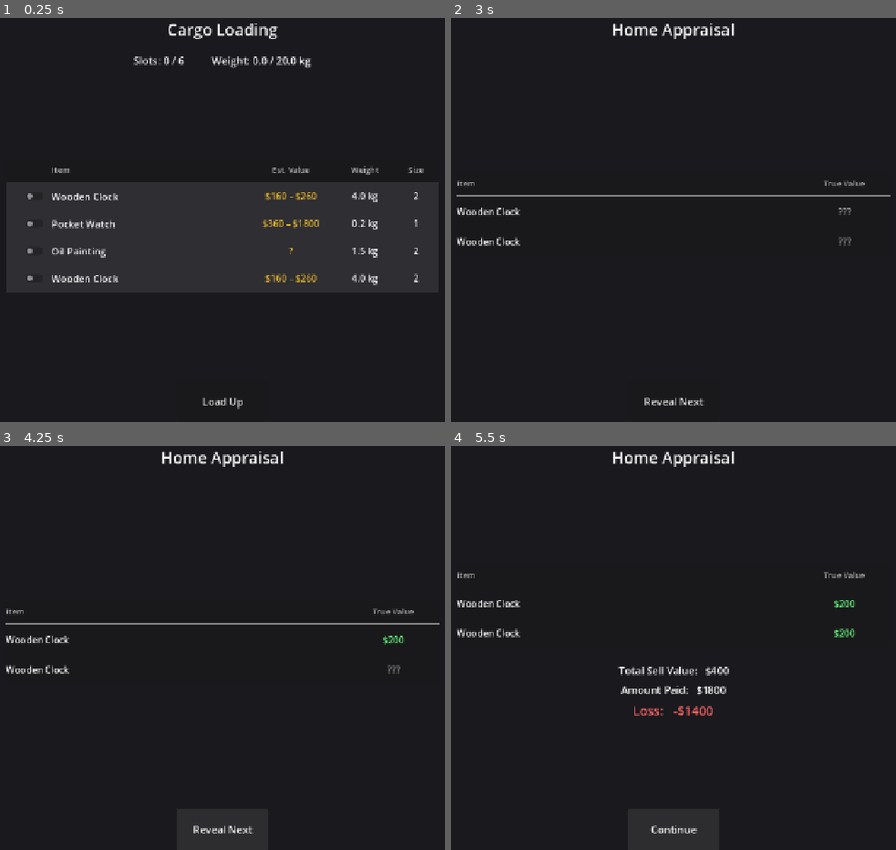
Above: before the commit, frames 1-4 (two rows, left to right).
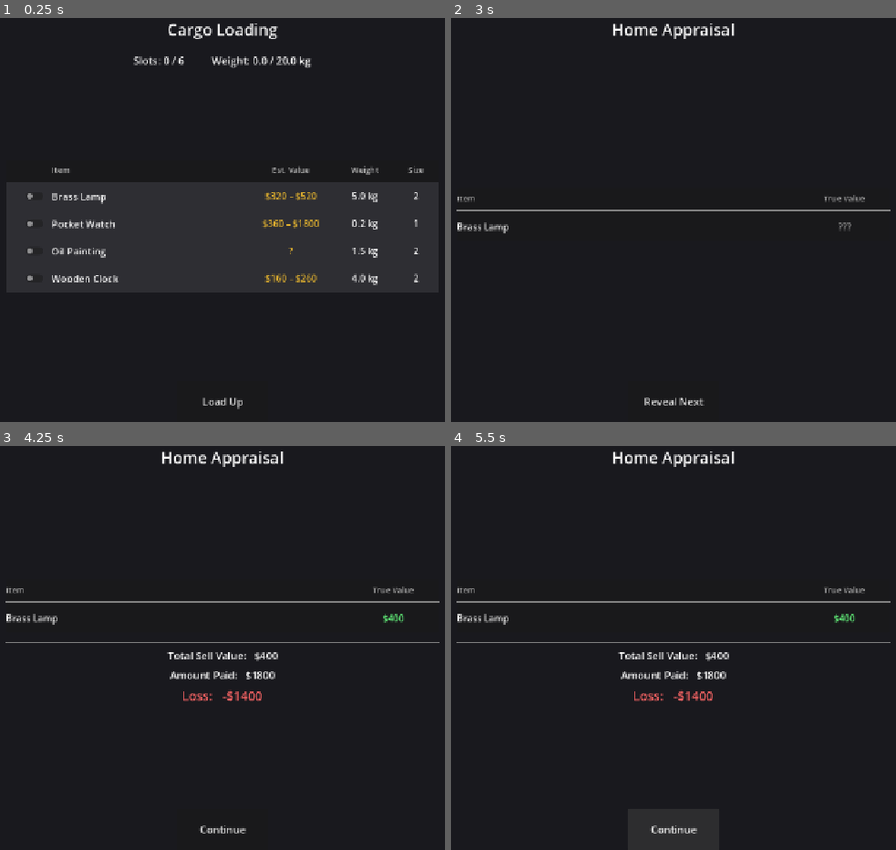
Above: after the commit, the same moments.

Repository: tomchang25/lot-and-haul
Game: Godot game, scene res://stage/testbeds/cargo_testbed/cargo_testbed.tscn
Same seed, same stepped clock (60 frames per second), same inputs: the game is played once before the commit and once after it. This scene is started directly instead of the project's main scene.
Inputs (mouse positions are in pixels of both pictures, inside the frame that each line leads up to):
- Up to frame 1 (0.25 s): no input
- Up to frame 2 (3 s): click (477, 195) at 0.52 s; click (477, 195) at 1.27 s; click (477, 195) at 2.02 s; click "Load Up" at 2.75 s
- Up to frame 3 (4.25 s): click "Reveal Next" at 3.5 s
- Up to frame 4 (5.5 s): click (673, 829) at 4.25 s, where only the run before the commit has a clickable "Reveal Next"; click "Continue" at 5 s

The runs differ from the first frame. In frame 1, 0.3% of the frame differs, in the area x 11-81%, y 43-47%; in frame 2, 1.6%; in frame 3, 2.9%; in frame 4, 3.1%, in the area x 1-99%, y 31-67%.

Commit message:
feat: implement item veiling system with VeiledType resource and ItemEntry class

Diff:
--- a/data/_definitions/item_data.gd
+++ b/data/_definitions/item_data.gd
@@ -4,7 +4,6 @@
 # Clue tags are ordered by discovery depth: earlier tags are revealed by lighter
 # inspection actions, later tags require deeper investigation.
 # Reveal counts per action are defined externally in InspectionActionData (Block 02).
-
 class_name ItemData
 extends Resource
 
@@ -20,8 +19,16 @@
 # Number of inventory grid cells this item occupies (1-dimensional for now)
 @export var grid_size: int = 1
 
+# Broad item type (e.g. "Accessory", "Vehicle")
+@export var super_category: String = ""
+
+# Fine-grained item type (e.g. "Pocket Watch", "Bike")
+@export var category: String = ""
+
 # Ordered list of descriptive tags representing this item's characteristics.
 # Sequence implies information depth: index 0 is the most surface-level clue,
 # higher indices require more thorough inspection to uncover.
 # Examples: "antique", "1870s", "brass", "functional", "rare", "damaged"
 @export var clues: Array[String] = []
+
+@export var veiled_types: Array[VeiledType] = []
--- /dev/null
+++ b/data/_definitions/veiled_type.gd
@@ -0,0 +1,11 @@
+# veiled_type.gd
+# Designer-authored resource defining one possible veiled appearance for an item.
+# Place .tres files under data/veiled_types/
+class_name VeiledType
+extends Resource
+
+# ── Fields ────────────────────────────────────────────────────────────────────
+
+@export var type_id: String = ""
+@export var display_label: String = ""
+@export var base_veiled_price: int = 0
--- a/data/items/brass_lamp.tres
+++ b/data/items/brass_lamp.tres
@@ -1,6 +1,9 @@
-[gd_resource type="Resource" script_class="ItemData" format=3 uid="uid://x4urbinwhp48"]
+[gd_resource type="Resource" script_class="ItemData" format=3 uid="uid://br7mwfhlyfwxv"]
 
 [ext_resource type="Script" uid="uid://bhqs42afjqbgi" path="res://data/_definitions/item_data.gd" id="1_jyqit"]
+[ext_resource type="Script" uid="uid://bku4smrdbihvx" path="res://data/_definitions/veiled_type.gd" id="2_1658c"]
+[ext_resource type="Resource" uid="uid://dneonoc68vn4j" path="res://data/veiled_types/unknown_furniture.tres" id="2_vt"]
+[ext_resource type="Resource" uid="uid://bo7p4vl0ihhox" path="res://data/veiled_types/medium_thing.tres" id="3_vt"]
 
 [resource]
 script = ExtResource("1_jyqit")
@@ -8,4 +11,7 @@
 true_value = 400
 weight = 5.0
 grid_size = 2
+super_category = "Furniture"
+category = "Lamp"
 clues = Array[String](["lamp", "brass fixture", "antique", "1920s art deco", "fully functional"])
+veiled_types = Array[ExtResource("2_1658c")]([ExtResource("2_vt"), ExtResource("3_vt")])
--- a/data/items/leather_handbag.tres
+++ b/data/items/leather_handbag.tres
@@ -1,11 +1,16 @@
-[gd_resource type="Resource" script_class="ItemData" format=3 uid="uid://x4urbinwhp48"]
+[gd_resource type="Resource" script_class="ItemData" format=3 uid="uid://b1a4h33kh228w"]
 
 [ext_resource type="Script" uid="uid://bhqs42afjqbgi" path="res://data/_definitions/item_data.gd" id="1_jyqit"]
+[ext_resource type="Script" uid="uid://bku4smrdbihvx" path="res://data/_definitions/veiled_type.gd" id="2_4u5uf"]
+[ext_resource type="Resource" uid="uid://c2cvv0hfwaf5u" path="res://data/veiled_types/small_thing.tres" id="2_vt"]
+[ext_resource type="Resource" uid="uid://c5h2wvmjhlwvs" path="res://data/veiled_types/unknown_accessory.tres" id="3_vt"]
 
 [resource]
 script = ExtResource("1_jyqit")
 item_name = "Leather Handbag"
 true_value = 800
 weight = 3.0
-grid_size = 1
-clues = ["handbag", "leather goods", "fashion accessory", "designer label", "1980s luxury"]
+super_category = "Accessory"
+category = "Handbag"
+clues = Array[String](["handbag", "leather goods", "fashion accessory", "designer label", "1980s luxury"])
+veiled_types = Array[ExtResource("2_4u5uf")]([ExtResource("2_vt"), ExtResource("3_vt")])
--- a/data/items/oil_painting.tres
+++ b/data/items/oil_painting.tres
@@ -1,6 +1,9 @@
-[gd_resource type="Resource" script_class="ItemData" format=3 uid="uid://x4urbinwhp48"]
+[gd_resource type="Resource" script_class="ItemData" format=3 uid="uid://b3yb21g5uai0n"]
 
 [ext_resource type="Script" uid="uid://bhqs42afjqbgi" path="res://data/_definitions/item_data.gd" id="1_jyqit"]
+[ext_resource type="Script" uid="uid://bku4smrdbihvx" path="res://data/_definitions/veiled_type.gd" id="2_e8a1i"]
+[ext_resource type="Resource" uid="uid://c8enxk4fda28m" path="res://data/veiled_types/unknown_painting.tres" id="2_vt"]
+[ext_resource type="Resource" uid="uid://b0l3banegh5n6" path="res://data/veiled_types/flat_package.tres" id="3_vt"]
 
 [resource]
 script = ExtResource("1_jyqit")
@@ -8,4 +11,7 @@
 true_value = 2200
 weight = 1.5
 grid_size = 2
-clues = ["painting", "oil on canvas", "landscape", "signed verso", "19th century"]
+super_category = "Art"
+category = "Painting"
+clues = Array[String](["painting", "oil on canvas", "landscape", "signed verso", "19th century"])
+veiled_types = Array[ExtResource("2_e8a1i")]([ExtResource("2_vt"), ExtResource("3_vt")])
--- a/data/items/old_bicycle.tres
+++ b/data/items/old_bicycle.tres
@@ -1,6 +1,9 @@
-[gd_resource type="Resource" script_class="ItemData" format=3 uid="uid://x4urbinwhp48"]
+[gd_resource type="Resource" script_class="ItemData" format=3 uid="uid://bhrcdr20fytuy"]
 
 [ext_resource type="Script" uid="uid://bhqs42afjqbgi" path="res://data/_definitions/item_data.gd" id="1_jyqit"]
+[ext_resource type="Resource" uid="uid://csoed07vgc7xn" path="res://data/veiled_types/large_thing.tres" id="2_vt"]
+[ext_resource type="Script" uid="uid://bku4smrdbihvx" path="res://data/_definitions/veiled_type.gd" id="2_yjsre"]
+[ext_resource type="Resource" uid="uid://bo7p4vl0ihhox" path="res://data/veiled_types/medium_thing.tres" id="3_vt"]
 
 [resource]
 script = ExtResource("1_jyqit")
@@ -8,4 +11,7 @@
 true_value = 1100
 weight = 12.0
 grid_size = 4
-clues = ["old bicycle", "British brand", "vintage", "1970s Raleigh", "collector grade"]
+super_category = "Vehicle"
+category = "Bike"
+clues = Array[String](["old bicycle", "British brand", "vintage", "1970s Raleigh", "collector grade"])
+veiled_types = Array[ExtResource("2_yjsre")]([ExtResource("2_vt"), ExtResource("3_vt")])
--- a/data/items/pocket_watch.tres
+++ b/data/items/pocket_watch.tres
@@ -1,11 +1,16 @@
-[gd_resource type="Resource" script_class="ItemData" format=3 uid="uid://x4urbinwhp48"]
+[gd_resource type="Resource" script_class="ItemData" format=3 uid="uid://c7v4tifyn8jp4"]
 
 [ext_resource type="Script" uid="uid://bhqs42afjqbgi" path="res://data/_definitions/item_data.gd" id="1_jyqit"]
+[ext_resource type="Script" uid="uid://bku4smrdbihvx" path="res://data/_definitions/veiled_type.gd" id="2_4chm4"]
+[ext_resource type="Resource" uid="uid://c2cvv0hfwaf5u" path="res://data/veiled_types/small_thing.tres" id="2_vt"]
+[ext_resource type="Resource" uid="uid://c5h2wvmjhlwvs" path="res://data/veiled_types/unknown_accessory.tres" id="3_vt"]
 
 [resource]
 script = ExtResource("1_jyqit")
 item_name = "Pocket Watch"
 true_value = 900
 weight = 0.2
-grid_size = 1
-clues = ["watch", "pocket watch", "silver case", "Swiss movement", "1900s engraving"]
+super_category = "Accessory"
+category = "Pocket Watch"
+clues = Array[String](["watch", "pocket watch", "silver case", "Swiss movement", "1900s engraving"])
+veiled_types = Array[ExtResource("2_4chm4")]([ExtResource("2_vt"), ExtResource("3_vt")])
--- a/data/items/porcelain_vase.tres
+++ b/data/items/porcelain_vase.tres
@@ -1,11 +1,16 @@
-[gd_resource type="Resource" script_class="ItemData" format=3 uid="uid://x4urbinwhp48"]
+[gd_resource type="Resource" script_class="ItemData" format=3 uid="uid://rq14yanfb1ii"]
 
 [ext_resource type="Script" uid="uid://bhqs42afjqbgi" path="res://data/_definitions/item_data.gd" id="1_jyqit"]
+[ext_resource type="Script" uid="uid://bku4smrdbihvx" path="res://data/_definitions/veiled_type.gd" id="2_8c4v7"]
+[ext_resource type="Resource" uid="uid://ctrnb7hnqxoq0" path="res://data/veiled_types/unknown_ceramics.tres" id="2_vt"]
+[ext_resource type="Resource" uid="uid://bo7p4vl0ihhox" path="res://data/veiled_types/medium_thing.tres" id="3_vt"]
 
 [resource]
 script = ExtResource("1_jyqit")
 item_name = "Porcelain Vase"
 true_value = 1500
 weight = 2.5
-grid_size = 1
-clues = ["vase", "porcelain", "hand-painted", "Qing dynasty style", "reproduction mark"]
+super_category = "Ceramics"
+category = "Vase"
+clues = Array[String](["vase", "porcelain", "hand-painted", "Qing dynasty style", "reproduction mark"])
+veiled_types = Array[ExtResource("2_8c4v7")]([ExtResource("2_vt"), ExtResource("3_vt")])
--- a/data/items/sewing_machine.tres
+++ b/data/items/sewing_machine.tres
@@ -1,6 +1,9 @@
-[gd_resource type="Resource" script_class="ItemData" format=3 uid="uid://x4urbinwhp48"]
+[gd_resource type="Resource" script_class="ItemData" format=3 uid="uid://baird7liwk1u7"]
 
 [ext_resource type="Script" uid="uid://bhqs42afjqbgi" path="res://data/_definitions/item_data.gd" id="1_jyqit"]
+[ext_resource type="Script" uid="uid://bku4smrdbihvx" path="res://data/_definitions/veiled_type.gd" id="2_a0wmm"]
+[ext_resource type="Resource" uid="uid://csoed07vgc7xn" path="res://data/veiled_types/large_thing.tres" id="2_vt"]
+[ext_resource type="Resource" uid="uid://fat5jaqhhegk" path="res://data/veiled_types/heavy_thing.tres" id="3_vt"]
 
 [resource]
 script = ExtResource("1_jyqit")
@@ -8,4 +11,7 @@
 true_value = 480
 weight = 11.0
 grid_size = 3
-clues = ["sewing machine", "cast iron", "Singer brand", "treadle base", "1890s industrial"]
+super_category = "Appliance"
+category = "Sewing Machine"
+clues = Array[String](["sewing machine", "cast iron", "Singer brand", "treadle base", "1890s industrial"])
+veiled_types = Array[ExtResource("2_a0wmm")]([ExtResource("2_vt"), ExtResource("3_vt")])
--- a/data/items/typewriter.tres
+++ b/data/items/typewriter.tres
@@ -1,6 +1,9 @@
-[gd_resource type="Resource" script_class="ItemData" format=3 uid="uid://x4urbinwhp48"]
+[gd_resource type="Resource" script_class="ItemData" format=3 uid="uid://dvso4qmhiph50"]
 
 [ext_resource type="Script" uid="uid://bhqs42afjqbgi" path="res://data/_definitions/item_data.gd" id="1_jyqit"]
+[ext_resource type="Script" uid="uid://bku4smrdbihvx" path="res://data/_definitions/veiled_type.gd" id="2_qly7y"]
+[ext_resource type="Resource" uid="uid://bo7p4vl0ihhox" path="res://data/veiled_types/medium_thing.tres" id="2_vt"]
+[ext_resource type="Resource" uid="uid://fat5jaqhhegk" path="res://data/veiled_types/heavy_thing.tres" id="3_vt"]
 
 [resource]
 script = ExtResource("1_jyqit")
@@ -8,4 +11,7 @@
 true_value = 650
 weight = 8.0
 grid_size = 3
-clues = ["typewriter", "mechanical", "Underwood brand", "1950s office", "keys functional"]
+super_category = "Equipment"
+category = "Typewriter"
+clues = Array[String](["typewriter", "mechanical", "Underwood brand", "1950s office", "keys functional"])
+veiled_types = Array[ExtResource("2_qly7y")]([ExtResource("2_vt"), ExtResource("3_vt")])
--- a/data/items/vinyl_record_box.tres
+++ b/data/items/vinyl_record_box.tres
@@ -1,6 +1,9 @@
-[gd_resource type="Resource" script_class="ItemData" format=3 uid="uid://x4urbinwhp48"]
+[gd_resource type="Resource" script_class="ItemData" format=3 uid="uid://bh1gx8rblamth"]
 
 [ext_resource type="Script" uid="uid://bhqs42afjqbgi" path="res://data/_definitions/item_data.gd" id="1_jyqit"]
+[ext_resource type="Script" uid="uid://bku4smrdbihvx" path="res://data/_definitions/veiled_type.gd" id="2_2y7fn"]
+[ext_resource type="Resource" uid="uid://b0l3banegh5n6" path="res://data/veiled_types/flat_package.tres" id="2_vt"]
+[ext_resource type="Resource" uid="uid://bo7p4vl0ihhox" path="res://data/veiled_types/medium_thing.tres" id="3_vt"]
 
 [resource]
 script = ExtResource("1_jyqit")
@@ -8,4 +11,7 @@
 true_value = 350
 weight = 6.0
 grid_size = 2
-clues = ["records", "vinyl", "mixed genres", "1960s-70s", "some rare pressings"]
+super_category = "Media"
+category = "Vinyl Records"
+clues = Array[String](["records", "vinyl", "mixed genres", "1960s-70s", "some rare pressings"])
+veiled_types = Array[ExtResource("2_2y7fn")]([ExtResource("2_vt"), ExtResource("3_vt")])
--- a/data/items/wooden_clock.tres
+++ b/data/items/wooden_clock.tres
@@ -1,6 +1,9 @@
-[gd_resource type="Resource" script_class="ItemData" format=3 uid="uid://x4urbinwhp48"]
+[gd_resource type="Resource" script_class="ItemData" format=3 uid="uid://bguu1ptcl2var"]
 
 [ext_resource type="Script" uid="uid://bhqs42afjqbgi" path="res://data/_definitions/item_data.gd" id="1_jyqit"]
+[ext_resource type="Script" uid="uid://bku4smrdbihvx" path="res://data/_definitions/veiled_type.gd" id="2_syh46"]
+[ext_resource type="Resource" uid="uid://bo7p4vl0ihhox" path="res://data/veiled_types/medium_thing.tres" id="2_vt"]
+[ext_resource type="Resource" uid="uid://dneonoc68vn4j" path="res://data/veiled_types/unknown_furniture.tres" id="3_vt"]
 
 [resource]
 script = ExtResource("1_jyqit")
@@ -8,4 +11,7 @@
 true_value = 200
 weight = 4.0
 grid_size = 2
-clues = ["clock", "wooden case", "antique", "hand-wound mechanism", "hairline crack"]
+super_category = "Furniture"
+category = "Clock"
+clues = Array[String](["clock", "wooden case", "antique", "hand-wound mechanism", "hairline crack"])
+veiled_types = Array[ExtResource("2_syh46")]([ExtResource("2_vt"), ExtResource("3_vt")])
--- /dev/null
+++ b/data/veiled_types/flat_package.tres
@@ -0,0 +1,9 @@
+[gd_resource type="Resource" script_class="VeiledType" format=3 uid="uid://b0l3banegh5n6"]
+
+[ext_resource type="Script" uid="uid://bku4smrdbihvx" path="res://data/_definitions/veiled_type.gd" id="1_j2t4p"]
+
+[resource]
+script = ExtResource("1_j2t4p")
+type_id = "flat_package"
+display_label = "flat package"
+base_veiled_price = 250
--- /dev/null
+++ b/data/veiled_types/heavy_thing.tres
@@ -0,0 +1,9 @@
+[gd_resource type="Resource" script_class="VeiledType" format=3 uid="uid://fat5jaqhhegk"]
+
+[ext_resource type="Script" uid="uid://bku4smrdbihvx" path="res://data/_definitions/veiled_type.gd" id="1_vtdef"]
+
+[resource]
+script = ExtResource("1_vtdef")
+type_id = "heavy_thing"
+display_label = "heavy thing"
+base_veiled_price = 400
--- /dev/null
+++ b/data/veiled_types/large_thing.tres
@@ -0,0 +1,9 @@
+[gd_resource type="Resource" script_class="VeiledType" format=3 uid="uid://csoed07vgc7xn"]
+
+[ext_resource type="Script" uid="uid://bku4smrdbihvx" path="res://data/_definitions/veiled_type.gd" id="1_vtdef"]
+
+[resource]
+script = ExtResource("1_vtdef")
+type_id = "large_thing"
+display_label = "large thing"
+base_veiled_price = 500
--- /dev/null
+++ b/data/veiled_types/medium_thing.tres
@@ -0,0 +1,9 @@
+[gd_resource type="Resource" script_class="VeiledType" format=3 uid="uid://bo7p4vl0ihhox"]
+
+[ext_resource type="Script" uid="uid://bku4smrdbihvx" path="res://data/_definitions/veiled_type.gd" id="1_vtdef"]
+
+[resource]
+script = ExtResource("1_vtdef")
+type_id = "medium_thing"
+display_label = "medium thing"
+base_veiled_price = 300
--- /dev/null
+++ b/data/veiled_types/small_thing.tres
@@ -0,0 +1,9 @@
+[gd_resource type="Resource" script_class="VeiledType" format=3 uid="uid://c2cvv0hfwaf5u"]
+
+[ext_resource type="Script" uid="uid://bku4smrdbihvx" path="res://data/_definitions/veiled_type.gd" id="1_vtdef"]
+
+[resource]
+script = ExtResource("1_vtdef")
+type_id = "small_thing"
+display_label = "small thing"
+base_veiled_price = 150
--- /dev/null
+++ b/data/veiled_types/unknown_accessory.tres
@@ -0,0 +1,9 @@
+[gd_resource type="Resource" script_class="VeiledType" format=3 uid="uid://c5h2wvmjhlwvs"]
+
+[ext_resource type="Script" uid="uid://bku4smrdbihvx" path="res://data/_definitions/veiled_type.gd" id="1_vtdef"]
+
+[resource]
+script = ExtResource("1_vtdef")
+type_id = "unknown_accessory"
+display_label = "unknown accessory"
+base_veiled_price = 200
--- /dev/null
+++ b/data/veiled_types/unknown_ceramics.tres
@@ -0,0 +1,9 @@
+[gd_resource type="Resource" script_class="VeiledType" format=3 uid="uid://ctrnb7hnqxoq0"]
+
+[ext_resource type="Script" uid="uid://bku4smrdbihvx" path="res://data/_definitions/veiled_type.gd" id="1_vtdef"]
+
+[resource]
+script = ExtResource("1_vtdef")
+type_id = "unknown_ceramics"
+display_label = "unknown ceramics"
+base_veiled_price = 350
--- /dev/null
+++ b/data/veiled_types/unknown_furniture.tres
@@ -0,0 +1,9 @@
+[gd_resource type="Resource" script_class="VeiledType" format=3 uid="uid://dneonoc68vn4j"]
+
+[ext_resource type="Script" uid="uid://bku4smrdbihvx" path="res://data/_definitions/veiled_type.gd" id="1_vtdef"]
+
+[resource]
+script = ExtResource("1_vtdef")
+type_id = "unknown_furniture"
+display_label = "unknown furniture"
+base_veiled_price = 280
--- /dev/null
+++ b/data/veiled_types/unknown_painting.tres
@@ -0,0 +1,9 @@
+[gd_resource type="Resource" script_class="VeiledType" format=3 uid="uid://c8enxk4fda28m"]
+
+[ext_resource type="Script" uid="uid://bku4smrdbihvx" path="res://data/_definitions/veiled_type.gd" id="1_vtdef"]
+
+[resource]
+script = ExtResource("1_vtdef")
+type_id = "unknown_painting"
+display_label = "unknown painting"
+base_veiled_price = 500
--- /dev/null
+++ b/game/_shared/item_entry/item_entry.gd
@@ -0,0 +1,16 @@
+# item_entry.gd
+# Runtime context for one item within a single warehouse run.
+class_name ItemEntry
+extends RefCounted
+
+# ── State ─────────────────────────────────────────────────────────────────────
+
+var item_data: ItemData = null
+var resolved_veiled_type: VeiledType = null
+var inspection_level: int = 0 # 0 veiled / 1 untouched / 2 browsed / 3 examined / 4 researched / 5 authenticated
+
+# ══ Computed properties ═══════════════════════════════════════════════════════
+
+
+func is_veiled() -> bool:
+    return inspection_level == 0
Not shown, changed: docs/begin/block_01_item_data.md
Not shown, changed: docs/begin/block_main.md
